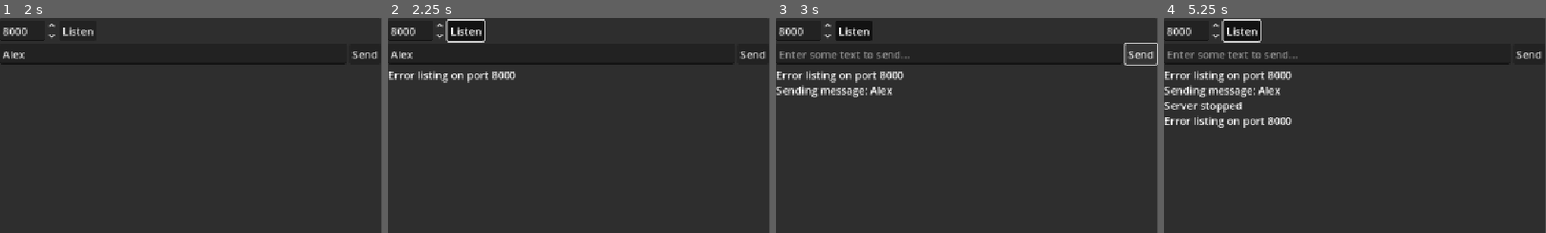
Above: before the commit, frames 1-4 (left to right).
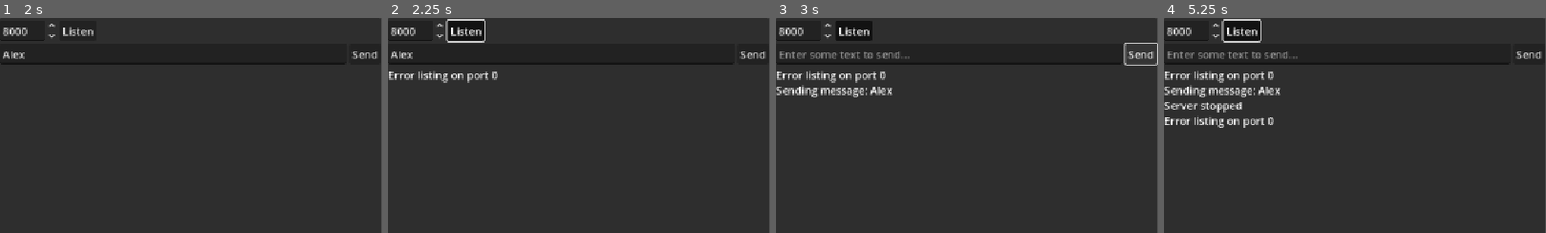
Above: after the commit, the same moments.

Repository: mreedr/godot-websocket-chat
Game: Godot game, scene res://combo.tscn
Same seed, same stepped clock (60 frames per second), same inputs: the game is played once before the commit and once after it.
Inputs (mouse positions are % of the whole screen's width and height, from its top left):
- Up to frame 1 (2 s): click (23, 8) at 0.52 s; type "Alex" at 0.6 s; click (73, 8) at 0.75 s; type "Alex" at 0.83 s; click (73, 42) at 0.98 s; type "Alex" at 1.07 s; click (73, 75) at 1.27 s; type "Alex" at 1.35 s
- Up to frame 2 (2.25 s): click "Listen" at 2 s
- Up to frame 3 (3 s): click "Send" at 2.75 s
- Up to frame 4 (5.25 s): click "Listen" at 3.5 s; click "Send" at 4.25 s; click "Listen" at 5 s
The pictures show only the part of the screen within x 0-50%, y 0-50%; the shares and areas given below are measured in that part.

Frame 1 is identical in both runs. In frame 2, 0.2% of the frame differs, in the area x 27-34%, y 24-29%; in frame 3, 0.2%; in frame 4, 0.3%, in the area x 27-34%, y 24-50%.

Commit message:
auto start server from port

Diff:
--- a/server.gd
+++ b/server.gd
@@ -37,6 +37,13 @@
 	_server.send(0, "Server says: %s" % _line_edit.text)
 	_line_edit.text = ""
 
+func _ready() -> void:
+	var port = int(OS.get_environment("PORT"))
+	if !port:
+		print("no port im a client")
+	else:
+		print("port found", port, "im a server")
+		_on_listen_toggled(true)
 
 func _on_listen_toggled(pressed: bool) -> void:
 	if not pressed:
@@ -44,7 +51,8 @@
 		info("Server stopped")
 		return
 
-	var port := int(_listen_port.value)
+	var port = int(OS.get_environment("PORT"))
+	#var port := int(_listen_port.value)
 	var err := _server.listen(port)
 
 	if err != OK:
Not shown, changed: Dockerfile
